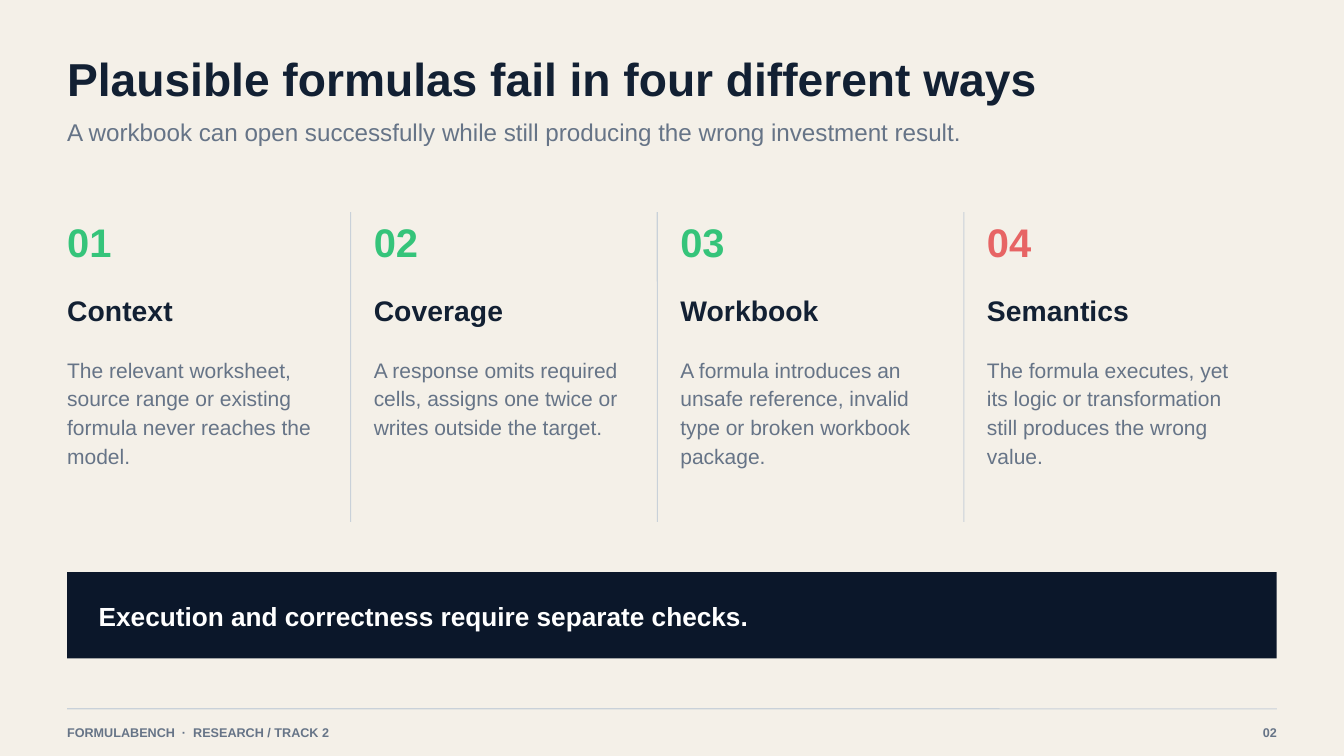
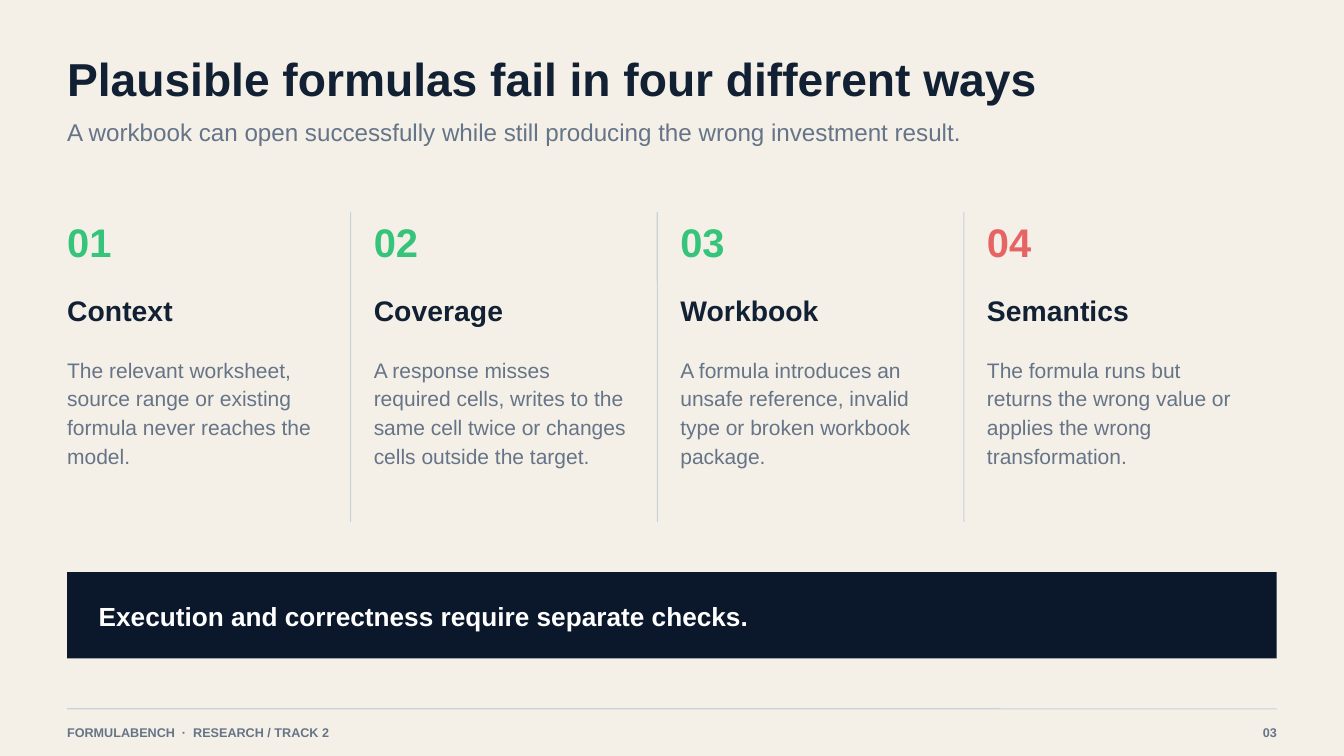
Before and after one commit to MasteraSnackin/FormulaBench, a slide deck: slide 3 of docs/assets/FormulaBench-Hackathon-Deck.pptx (slide 2 before the commit). Drawn at 1344x756 pixels with LibreOffice and Linux fonts; fonts in the diff are those of the drawing. Boxes give left, top, right and bottom in pixels: in the first picture for what was removed or moved away, otherwise in the second. Text is boxed around its words. In the diff, an @@ line names an element or a change of style, - is before the commit and + after.

```diff
--- a/docs/assets/FormulaBench-Hackathon-Deck.pptx
+++ b/docs/assets/FormulaBench-Hackathon-Deck.pptx
@@ text at [374, 363, 625, 468]: text changed @@
-A response omits required cells, assigns one twice or writes outside the target.
+A response misses required cells, writes to the same cell twice or changes cells outside the target.
@@ text at [987, 363, 1231, 464]: text changed @@
-The formula executes, yet its logic or transformation still produces the wrong value.
+The formula runs but returns the wrong value or applies the wrong transformation.
```
Also in this commit, not shown: 7 other slides changed, 9 other files.
